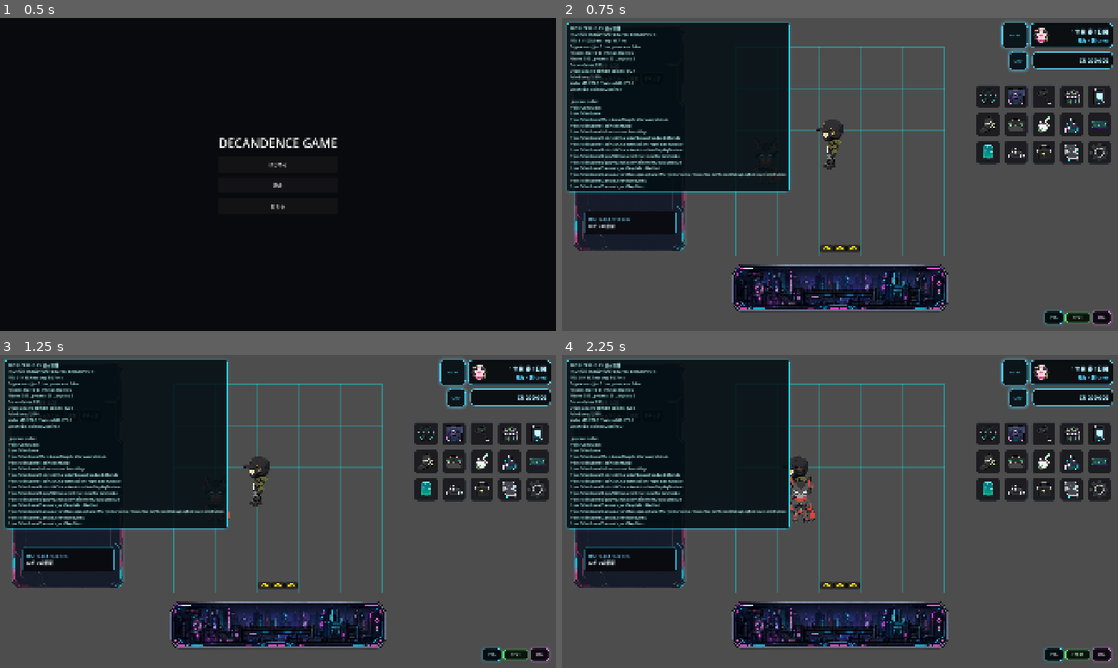
Above: before the commit, frames 1-4 (two rows, left to right).
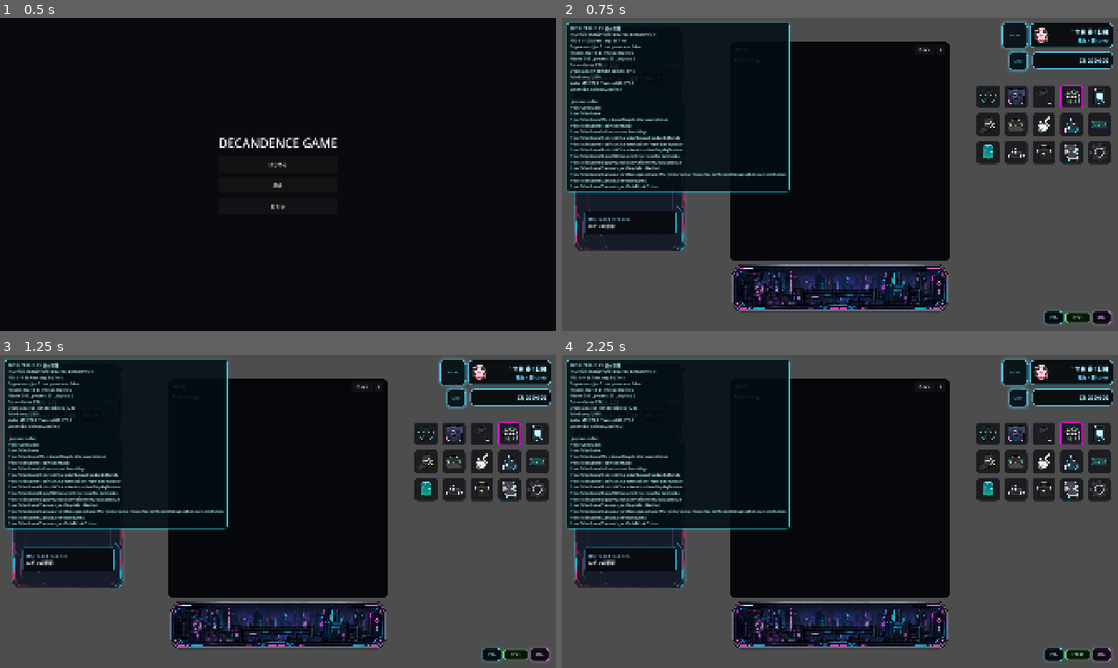
Above: after the commit, the same moments.

Repository: grimoire1089-coder/optimistic
Game: Godot game, scene res://Scenes/Boot/TitleScene.tscn
The game is run twice, just before and just after one commit, with the same random seed, the same clock (stepped at 60 frames per second) and the same inputs. Sound files missing from this copy of the repository are replaced by a short silence.
Inputs:
- Up to frame 1 (0.5 s): no input
- Up to frame 2 (0.75 s): click "はじめる" at 0.5 s
- Up to frame 3 (1.25 s): no input
- Up to frame 4 (2.25 s): click "POS" at 1.25 s; click "POS-" at 2 s

Frame 1 is identical in both runs. In frame 2, 23% of the frame differs, in the area x 5-94%, y 7-78%; in frame 3, 23%; in frame 4, 23%.
Error after the commit: Parse Error: Could not resolve class "ShopMenu". (res://Scripts/UI/Shop/ShopMenuTwoLineCards.gd:1)

Commit message:
Avoid duplicate shop detail refresh during purchases

Diff:
--- a/Scripts/UI/Shop/ShopMenu.gd
+++ b/Scripts/UI/Shop/ShopMenu.gd
@@ -47,6 +47,8 @@
 var _room_map: RoomMapGridModule
 var _map_travel_module: Node
 var _layout_room_map: RoomMapGridModule
+var _is_purchase_refresh_suppressed := false
+var _is_shop_detail_refresh_queued := false
 
 
 func _ready() -> void:
@@ -694,13 +696,18 @@
 
 	var purchase_amount: int = _get_purchase_amount(entry)
 	var total_price: int = entry.get_unit_price() * purchase_amount
-	if not _spend_credits(total_price, entry):
+	_is_purchase_refresh_suppressed = true
+	var did_spend := _spend_credits(total_price, entry)
+	_is_purchase_refresh_suppressed = false
+	if not did_spend:
 		_refresh_current_shop_detail()
 		detail_label.text = "クレジットが足りません。必要: %d / 所持: %d" % [total_price, _get_wallet_credits()]
 		return
 
 	if not _add_entry_to_inventory(entry, purchase_amount):
+		_is_purchase_refresh_suppressed = true
 		_refund_credits(total_price, entry)
+		_is_purchase_refresh_suppressed = false
 		_refresh_current_shop_detail()
 		detail_label.text = "インベントリに空きがありません。購入を取り消しました。"
 		return
@@ -727,13 +734,21 @@
 		return
 
 	var total_price := entry.get_unit_price()
-	if not _spend_credits(total_price, entry):
+	_is_purchase_refresh_suppressed = true
+	var did_spend := _spend_credits(total_price, entry)
+	_is_purchase_refresh_suppressed = false
+	if not did_spend:
 		_refresh_current_shop_detail()
 		detail_label.text = "クレジットが足りません。必要: %d / 所持: %d" % [total_price, _get_wallet_credits()]
 		return
 
-	if library.call("add_book", book) != true:
+	_is_purchase_refresh_suppressed = true
+	var did_add_book := library.call("add_book", book) == true
+	_is_purchase_refresh_suppressed = false
+	if not did_add_book:
+		_is_purchase_refresh_suppressed = true
 		_refund_credits(total_price, entry)
+		_is_purchase_refresh_suppressed = false
 		_refresh_current_shop_detail()
 		detail_label.text = "書籍の登録に失敗しました。購入を取り消しました。"
 		return
@@ -761,6 +776,20 @@
 		_show_shop_list()
 		return
 	_show_shop_detail(_selected_shop_index)
+
+
+func _queue_refresh_current_shop_detail() -> void:
+	if _is_shop_detail_refresh_queued:
+		return
+	_is_shop_detail_refresh_queued = true
+	call_deferred("_flush_queued_shop_detail_refresh")
+
+
+func _flush_queued_shop_detail_refresh() -> void:
+	_is_shop_detail_refresh_queued = false
+	if not visible:
+		return
+	_refresh_current_shop_detail()
 
 
 func _is_book_owned(entry: ShopItemData) -> bool:
@@ -824,14 +853,18 @@
 
 
 func _on_wallet_balance_changed(_new_balance: int, _delta: int, _reason: String) -> void:
+	if _is_purchase_refresh_suppressed:
+		return
 	if not visible:
 		return
 	if _selected_shop_index >= 0:
-		_refresh_current_shop_detail()
+		_queue_refresh_current_shop_detail()
 
 
 func _on_book_library_changed() -> void:
+	if _is_purchase_refresh_suppressed:
+		return
 	if not visible:
 		return
 	if _selected_shop_index >= 0:
-		_refresh_current_shop_detail()
+		_queue_refresh_current_shop_detail()
